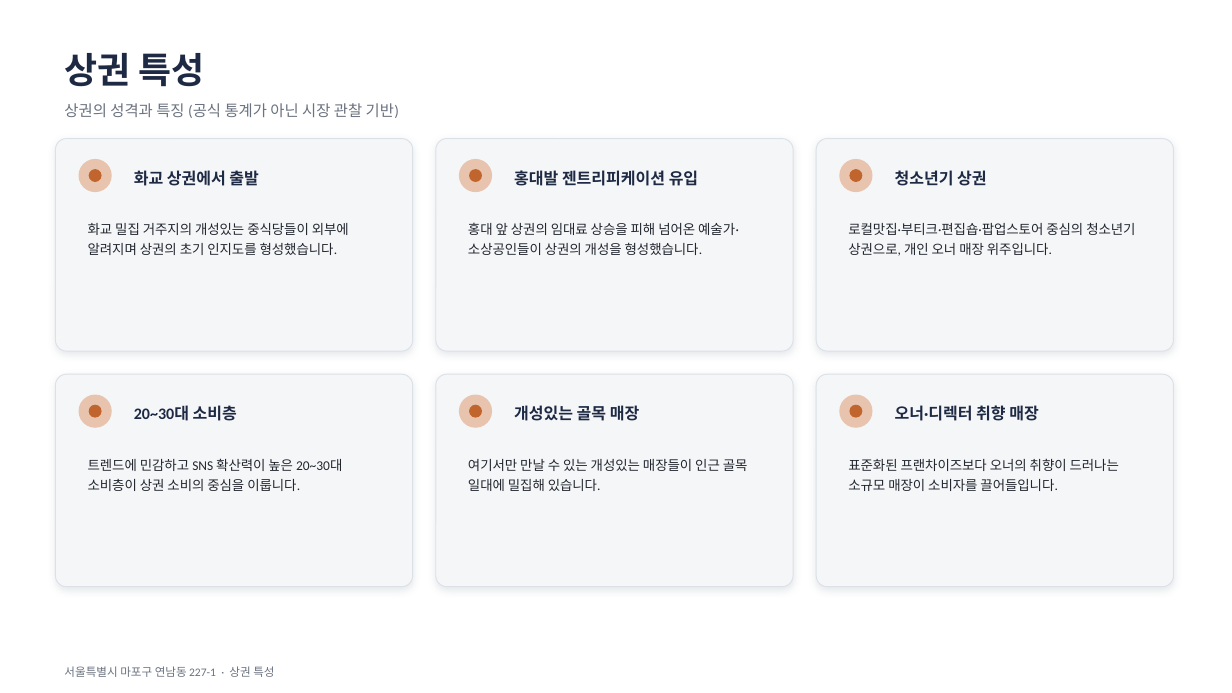
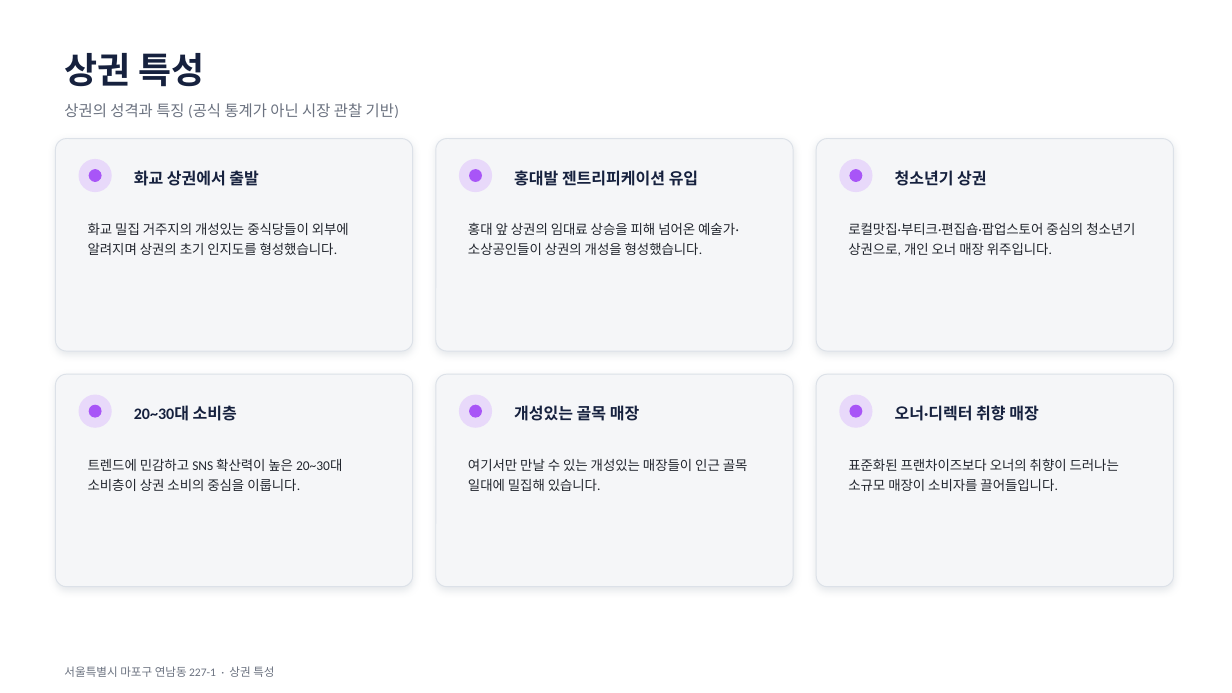
Before and after one commit to leegi1227/realestate-dashboard, a slide deck: slide 12 of report_template/report_template.pptx. Drawn at 1232x693 pixels with LibreOffice and Linux fonts; fonts in the diff are those of the drawing. Boxes give left, top, right and bottom in pixels: in the first picture for what was removed or moved away, otherwise in the second. Text is boxed around its words. In the diff, an @@ line names an element or a change of style, - is before the commit and + after.

```diff
--- a/report_template/report_template.pptx
+++ b/report_template/report_template.pptx
@@ fill #E8C4AE to #E8D9FA in 6 elements at [79, 159, 112, 192], [459, 159, 493, 192], [839, 159, 872, 192], [79, 395, 112, 428], [459, 395, 493, 428], [839, 395, 872, 428] @@
@@ fill #C1652F to #A855F7 in 6 elements at [89, 169, 102, 182], [470, 169, 482, 182], [849, 169, 862, 182], [89, 405, 102, 418], [470, 405, 482, 418], [849, 405, 862, 418] @@
```
Also in this commit, not shown: 16 other slides changed, 2 other files.
